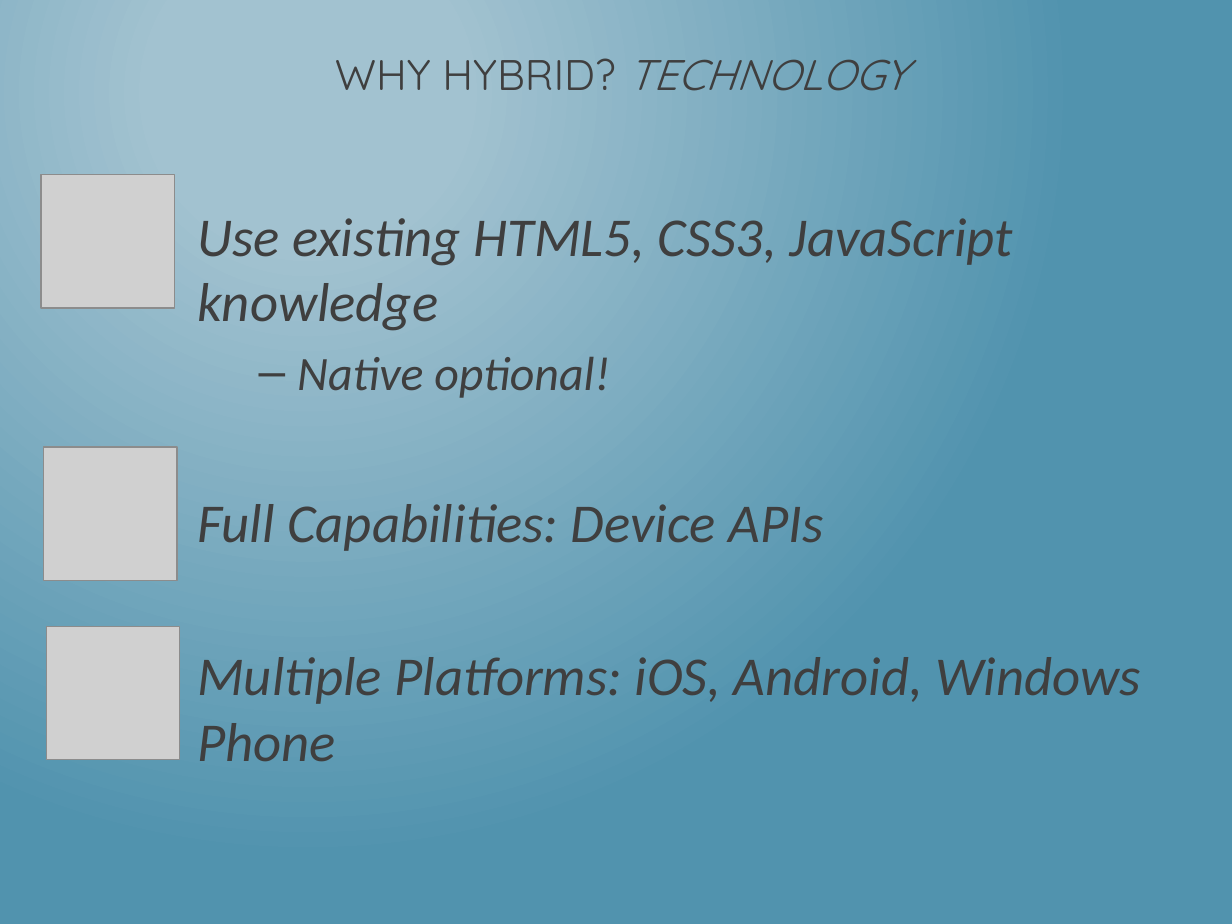
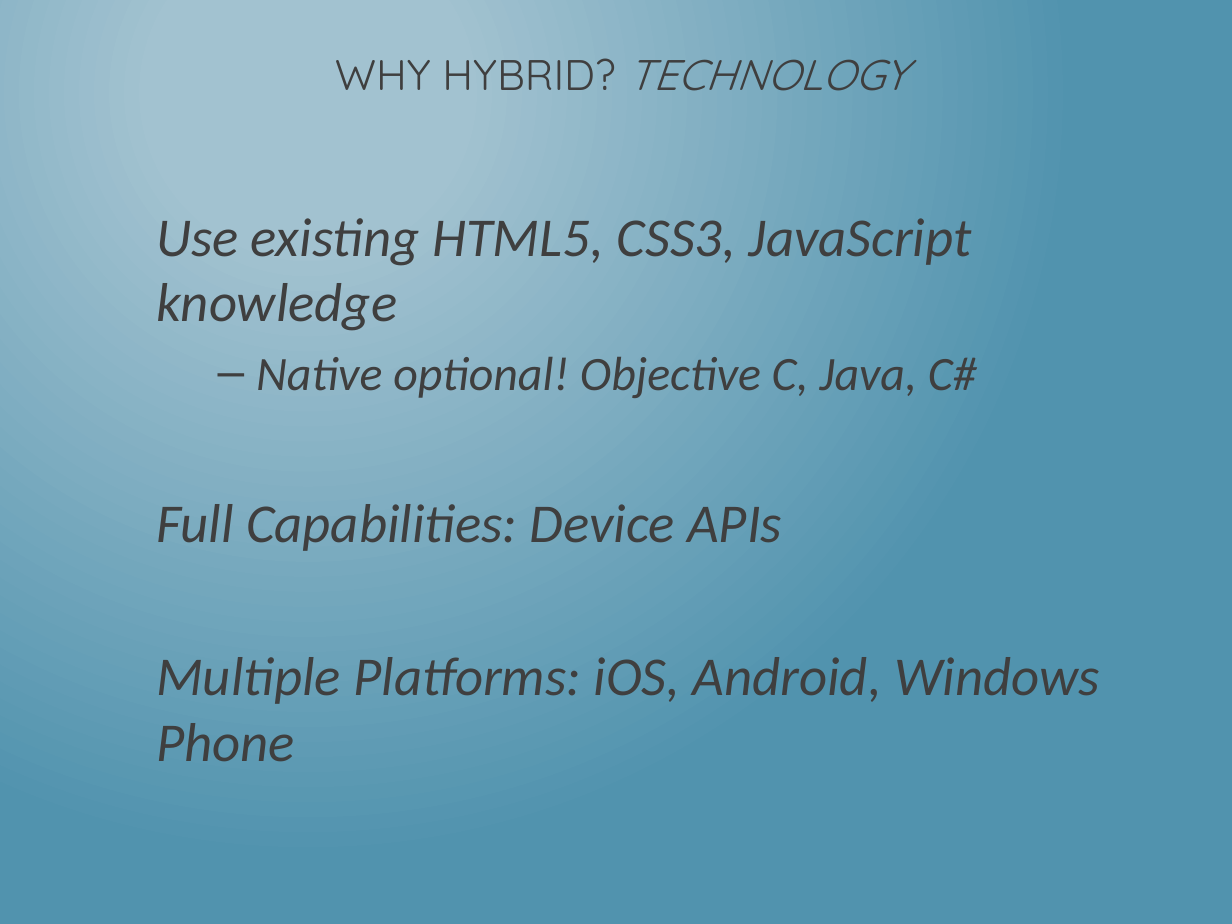
Before and after one commit to dotNetkow/Presentations, a slide deck: slide 11 of 2014-08-11 That Conference - Hybrid Apps/Building PhoneGap Mobile App w KendoUI.pptx (slide 8 before the commit). Drawn at 1232x924 pixels with LibreOffice and Linux fonts; fonts in the diff are those of the drawing; grey boxes stand for pictures. Boxes give left, top, right and bottom in pixels: in the first picture for what was removed or moved away, otherwise in the second. Text is boxed around its words. In the diff, an @@ line names an element or a change of style, - is before the commit and + after.

```diff
--- a/2014-08-11 That Conference - Hybrid Apps/Building PhoneGap Mobile App w KendoUI.pptx
+++ b/2014-08-11 That Conference - Hybrid Apps/Building PhoneGap Mobile App w KendoUI.pptx
@@ picture removed at bbox=[41, 175, 174, 308] @@
@@ text "Use existing HTML5, CSS3, JavaScript ...": place and size @@
-text "Use existing HTML5, CSS3, JavaScript ..." at bbox=[197, 218, 1141, 762]
+text "Use existing HTML5, CSS3, JavaScript ..." at bbox=[156, 218, 1100, 762]
@@ text at bbox=[256, 357, 977, 398]: text changed @@
-  – Native optional!
+  – Native optional! Objective C, Java, C#
@@ picture removed at bbox=[43, 447, 176, 580] @@
@@ picture removed at bbox=[47, 626, 180, 759] @@
```
Also in this commit, not shown: 5 other slides changed, 10 slides added, 3 slides removed.
